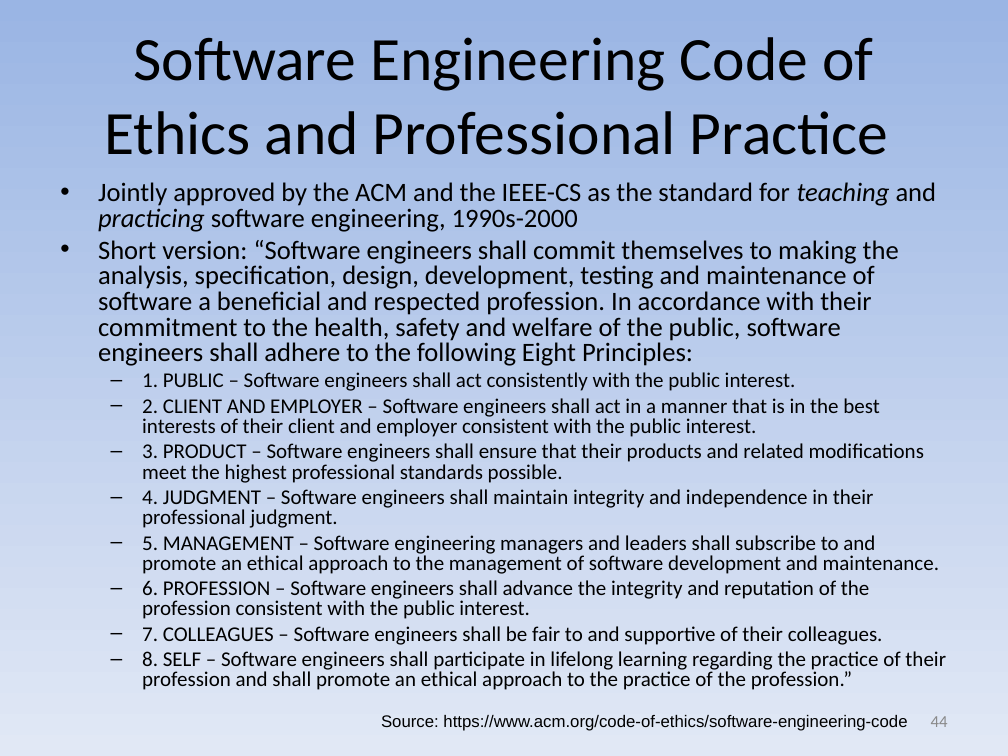
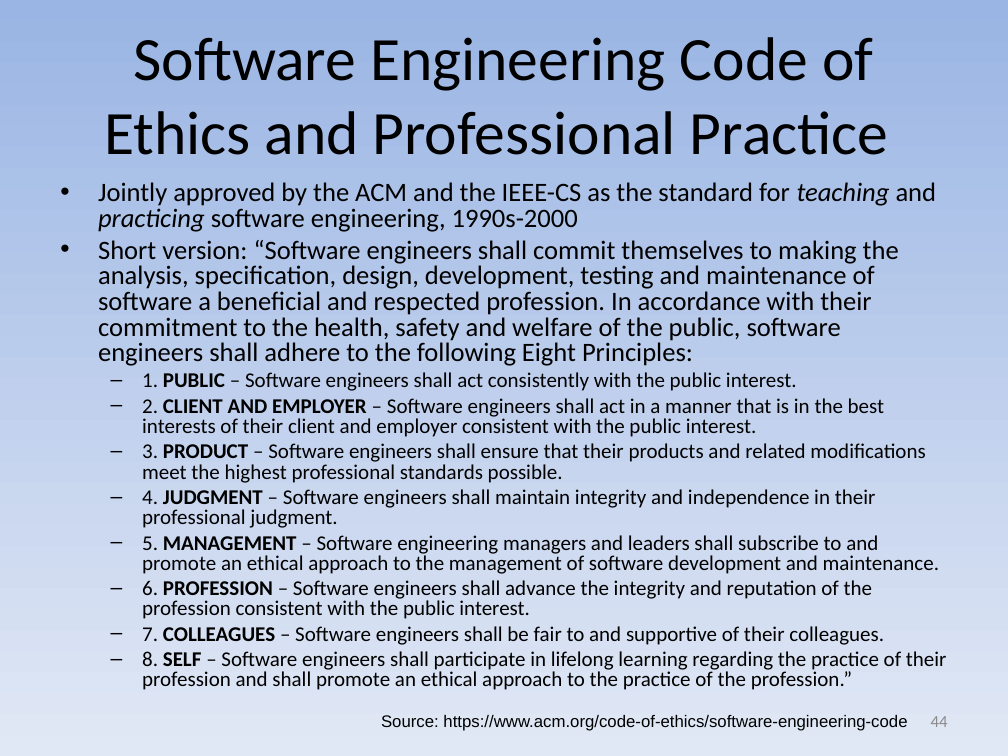
Before and after one commit to david-a-wheeler/david-a-wheeler.github.io, a slide deck: slide 44 of secure-class/presentations/Secure-Software-1-Introduction.ppt. Drawn at 1008x756 pixels with LibreOffice and Linux fonts; fonts in the diff are those of the drawing. Boxes give left, top, right and bottom in pixels: in the first picture for what was removed or moved away, otherwise in the second. Text is boxed around its words. In the diff, an @@ line names an element or a change of style, - is before the commit and + after.

Commit message:
Improve ethics discussion in slides

```diff
--- a/secure-class/presentations/Secure-Software-1-Introduction.ppt
+++ b/secure-class/presentations/Secure-Software-1-Introduction.ppt
@@ text at [142, 372, 947, 690]: bold on in "PUBLIC", "CLIENT AND EMPLOYER", "PRODUCT", "JUDGMENT" and 4 more places @@
```
Also in this commit, not shown: 3 other slides changed, 1 slide added.
